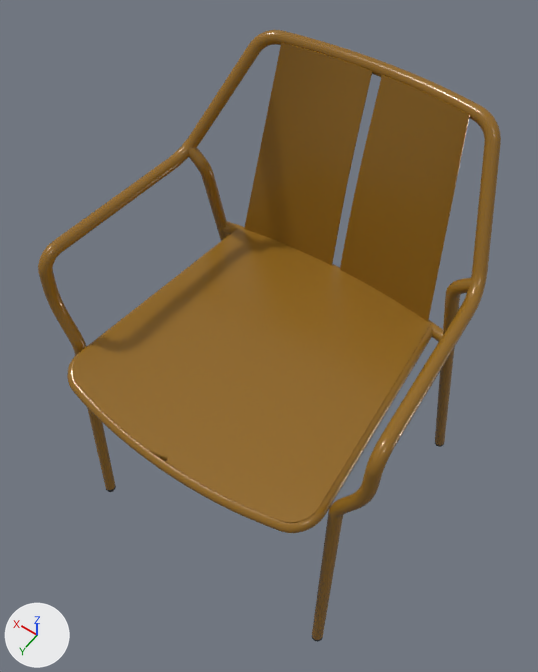
Two versions of the glTF model glb/tomeo-v3.glb, one commit apart.
Camera for both pictures: a 50 mm lens placed at (8.498, -3.417, 1.387), pointed at (8.934, -4.027, 0.428). Arrows for +X, +Y and +Z are at lower left; the lights stay in place. The picture after the commit comes second. Where no turn or scale is listed for an object, it has been applied to the vertices.

Names of what the first picture shows: 'Brep.168', 'Brep.184', 'Brep.185'.
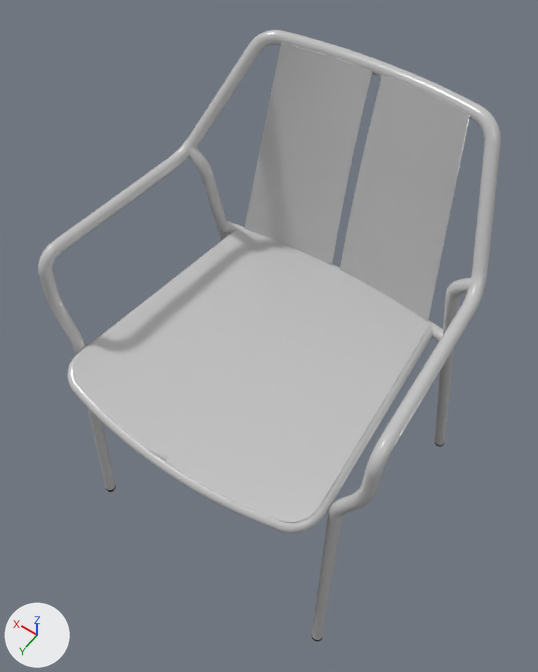
The newer file is also turned or shifted as a whole; pictures and numbers use the older file's frame.

What changed in the scene script:
```text
Change mat_fanug_green:
    mat_fanug_green.base_color: (0.296, 0.143, 0.0143) -> (0.563, 0.563, 0.563)  # brown #946a20 -> light grey #c6c6c6
```

Where the change shows, as pixel boxes (x1, y1, x2, y2) in the pictures (538 x 672 px):
'Brep.185', recoloured (brown to light grey): (72, 227, 431, 523) in both
'Brep.184', recoloured (brown to light grey): (244, 42, 470, 322) in both
'Brep.168', recoloured: (38, 30, 501, 640) in both
